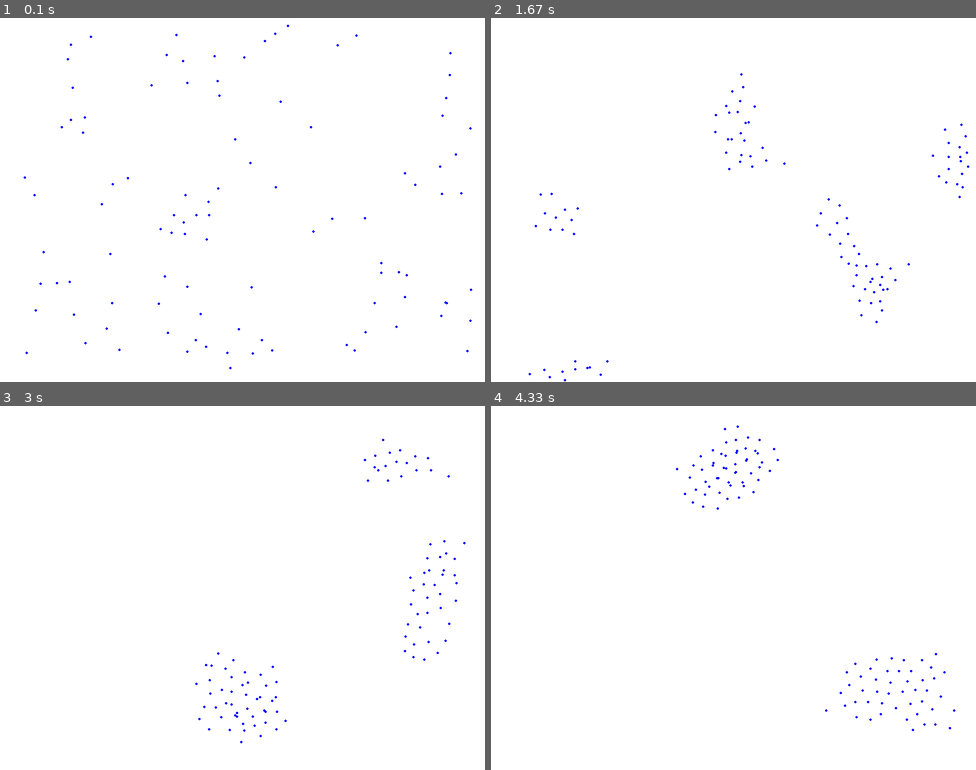
Above: before the commit, frames 1-4 (two rows, left to right).
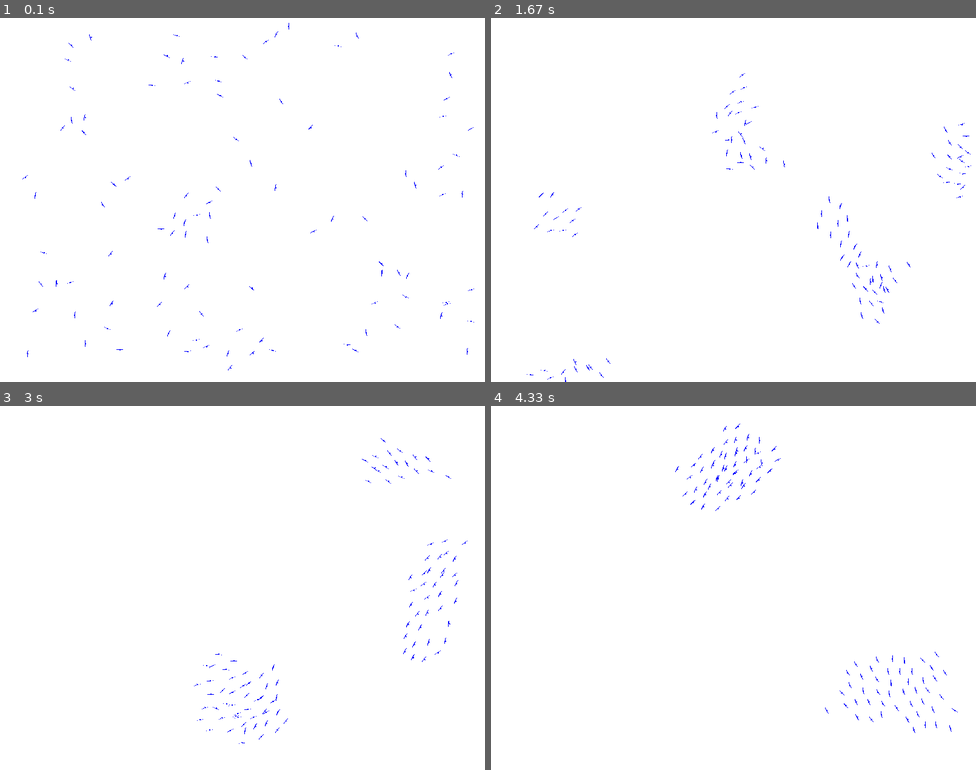
Above: after the commit, the same moments.

Repository: nordic-rse/boids
Game: pygame game, started from main.py
Same seed, same stepped clock (60 frames per second), same inputs: the game is played once before the commit and once after it.
Inputs:
- Up to frame 1 (0.1 s): no input
- Up to frame 2 (1.67 s): no input
- Up to frame 3 (3 s): no input
- Up to frame 4 (4.33 s): no input

The runs differ from the first frame. In frame 1, 0.3% of the frame differs, in the area x 4-98%, y 1-97%; in frame 2, 0.3%, in the area x 7-99%, y 15-100%; in frame 3, 0.3%; in frame 4, 0.3%.

Commit message:
replace circles with "birds" in draw method

Diff:
--- a/boid.py
+++ b/boid.py
@@ -13,4 +13,30 @@
         self.y += self.dy
 
     def draw(self, screen):
-        pygame.draw.circle(screen, (0, 0, 255), (int(self.x), int(self.y)), 2)
+        arrow_length = 1  # Set this to the desired arrow length
+
+        # Normalize the velocity vector
+        speed = (self.dx**2 + self.dy**2) ** 0.5
+        dx = self.dx / speed
+        dy = self.dy / speed
+
+        # Scale the normalized vector by the arrow length
+        dx *= arrow_length
+        dy *= arrow_length
+
+        # Calculate the end point of the arrow
+        endx = self.x + dx
+        endy = self.y + dy
+
+        # Draw the main line of the arrow
+        pygame.draw.line(screen, (0, 0, 255), (self.x, self.y), (endx, endy), 2)
+
+        # Calculate the points for the arrowhead
+        arrowhead = [
+            (endx, endy),
+            (endx - 5 * dy, endy + 5 * dx),
+            (endx + 5 * dy, endy - 5 * dx),
+        ]
+
+        # Draw the arrowhead
+        pygame.draw.polygon(screen, (0, 0, 255), arrowhead)
